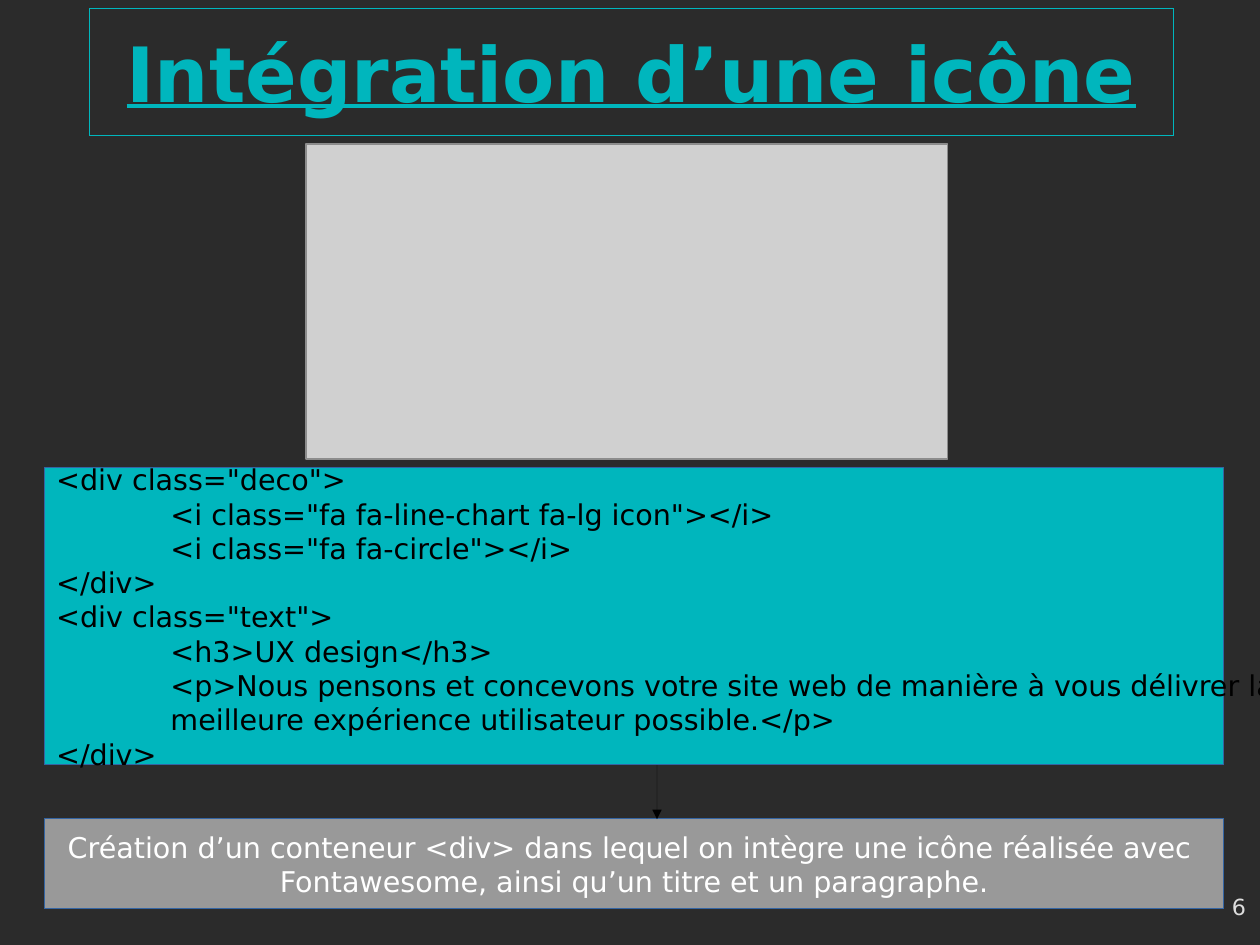
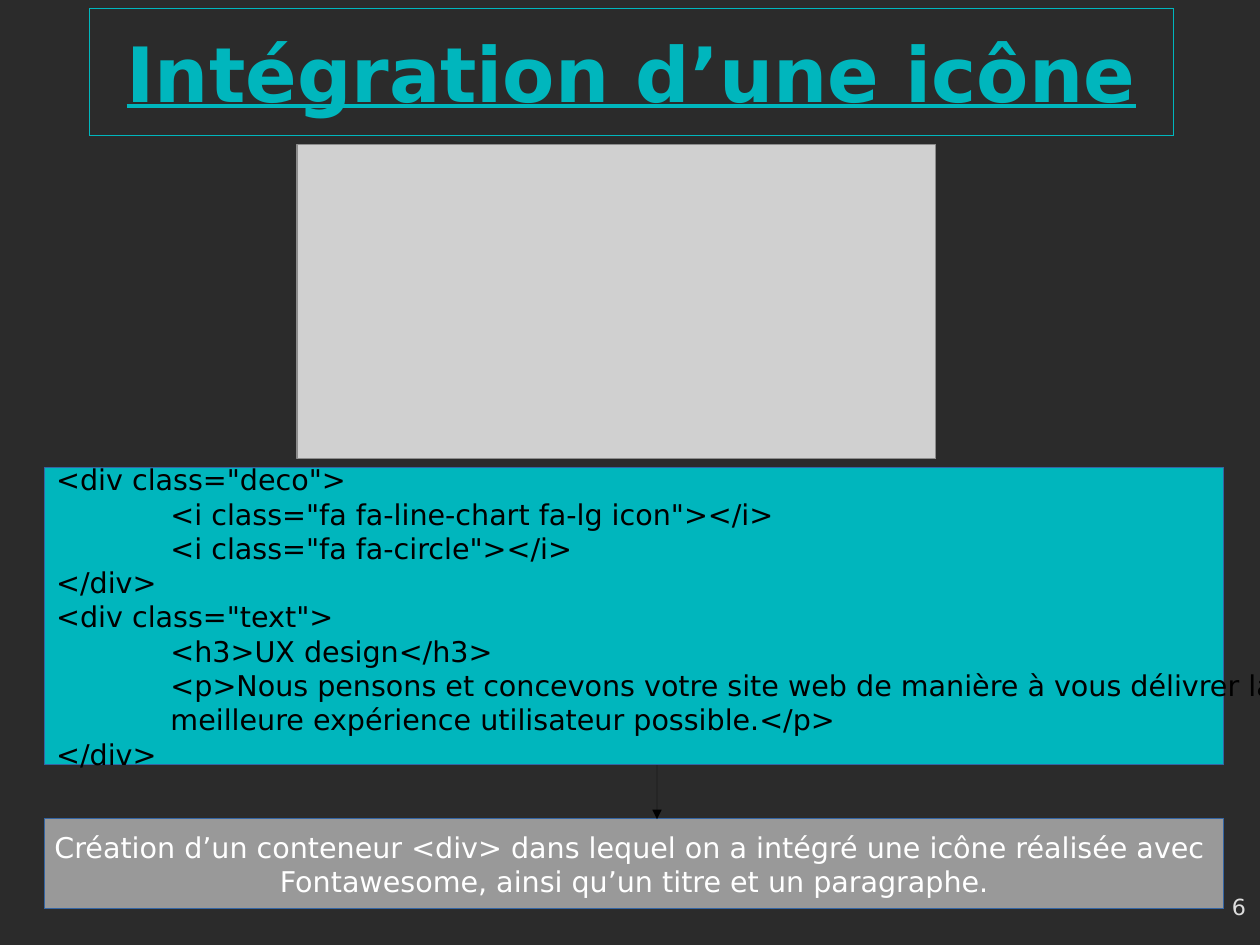
Before and after one commit to gambit13009/webagency, a slide deck: slide 6 of Webagency-presentation.odp. Drawn at 1260x945 pixels with LibreOffice and Linux fonts; fonts in the diff are those of the drawing; grey boxes stand for pictures; background and template pictures are left out; a plain dark background stands for a picture behind light text. Boxes give left, top, right and bottom in pixels: in the first picture for what was removed or moved away, otherwise in the second. Text is boxed around its words. In the diff, an @@ line names an element or a change of style, - is before the commit and + after.

```diff
--- a/Webagency-presentation.odp
+++ b/Webagency-presentation.odp
@@ picture: place and size @@
-picture at [306, 144, 948, 460]
+picture at [297, 144, 936, 458]
@@ text in rectangle at [54, 835, 1204, 864]: text changed @@
-Création d’un conteneur <div> dans lequel on intègre une icône réalisée avec
+Création d’un conteneur <div> dans lequel on a intégré une icône réalisée avec
```
Also in this commit, not shown: 5 other slides changed, 3 other files.
